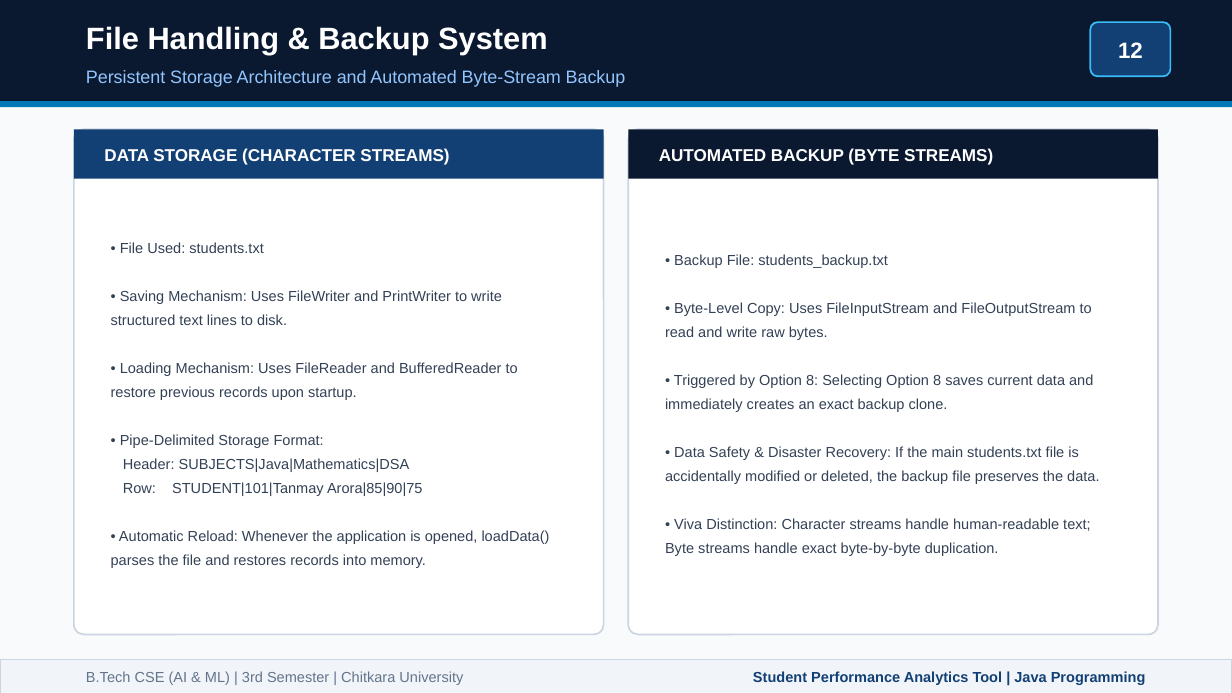
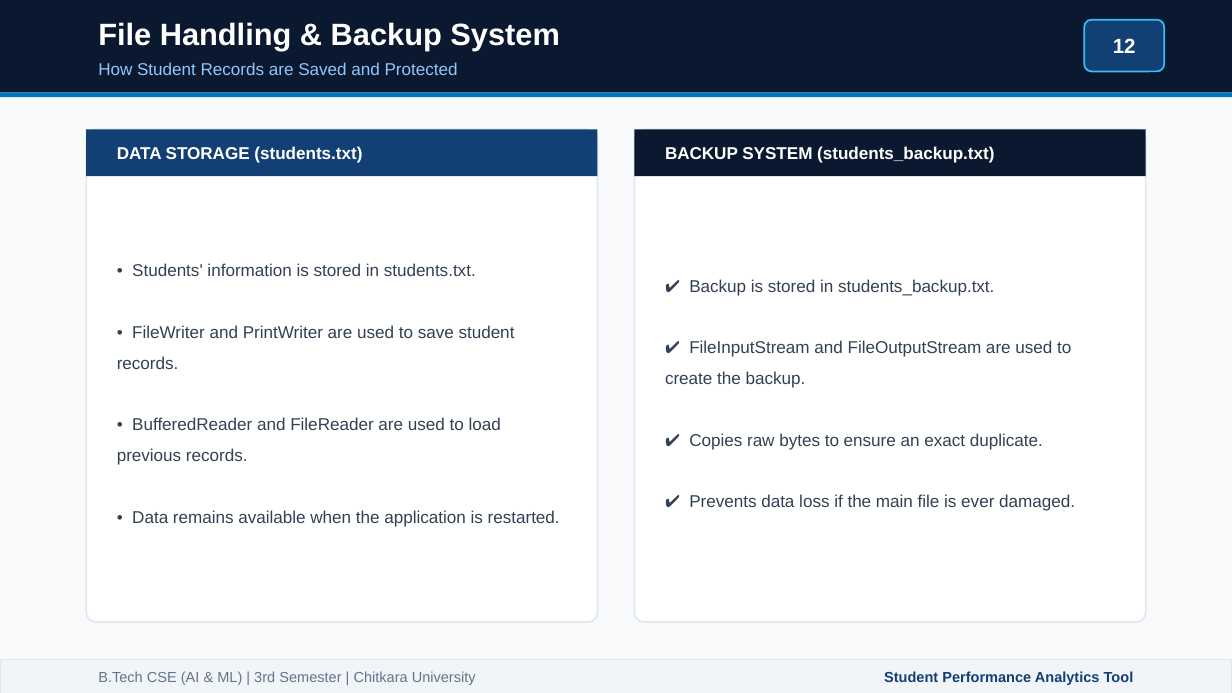
Before and after one commit to Tanmay-Arora19/java_project_sem3, a slide deck: slide 12 of Student_Performance_Analytics_Presentation.pptx. Drawn at 1232x693 pixels with LibreOffice and Linux fonts; fonts in the diff are those of the drawing. Boxes give left, top, right and bottom in pixels: in the first picture for what was removed or moved away, otherwise in the second. Text is boxed around its words. In the diff, an @@ line names an element or a change of style, - is before the commit and + after.

Commit message:
Update presentation with minimal layout and add Faculty Guide Rohit Sharma

```diff
--- a/Student_Performance_Analytics_Presentation.pptx
+++ b/Student_Performance_Analytics_Presentation.pptx
@@ rectangle resized from (x1=0, y1=0, x2=1232, y2=101) to (x1=0, y1=0, x2=1232, y2=92) @@
@@ text "File Handling & Backup System" moved from (x1=86, y1=26, x2=548, y2=54) to (x1=98, y1=22, x2=560, y2=51) @@
@@ text "12" at (x1=1113, y1=38, x2=1136, y2=53): size 13 to 12 pt @@
@@ rounded rectangle moved from (x1=1090, y1=22, x2=1170, y2=76) to (x1=1084, y1=20, x2=1164, y2=71) @@
@@ rounded rectangle at (x1=1084, y1=20, x2=1164, y2=71): proportions changed @@
@@ text at (x1=98, y1=62, x2=458, y2=75): text changed; size 10.5 to 10 pt @@
-Persistent Storage Architecture and Automated Byte-Stream Backup
+How Student Records are Saved and Protected
@@ rectangle moved from (x1=0, y1=101, x2=1232, y2=107) to (x1=0, y1=92, x2=1232, y2=97) @@
@@ rectangle resized from (x1=74, y1=129, x2=604, y2=179) to (x1=86, y1=129, x2=598, y2=176) @@
@@ rounded rectangle at (x1=86, y1=129, x2=598, y2=622): outline #CBD5E1 1 pt to #E2E8F0 1 pt @@
@@ rounded rectangle resized from (x1=74, y1=129, x2=604, y2=634) to (x1=86, y1=129, x2=598, y2=622) @@
@@ text at (x1=117, y1=146, x2=362, y2=163): text changed @@
-DATA STORAGE (CHARACTER STREAMS)
+DATA STORAGE (students.txt)
@@ rectangle resized from (x1=628, y1=129, x2=1158, y2=179) to (x1=634, y1=129, x2=1146, y2=176) @@
@@ rounded rectangle resized from (x1=628, y1=129, x2=1158, y2=634) to (x1=634, y1=129, x2=1146, y2=622) @@
@@ rounded rectangle at (x1=634, y1=129, x2=1146, y2=622): outline #CBD5E1 1 pt to #E2E8F0 1 pt @@
@@ text at (x1=665, y1=146, x2=994, y2=163): text changed @@
-AUTOMATED BACKUP (BYTE STREAMS)
+BACKUP SYSTEM (students_backup.txt)
@@ text at (x1=117, y1=263, x2=560, y2=527): text changed; size 8.5 to 10 pt @@
-• File Used: students.txt
-• Saving Mechanism: Uses FileWriter and PrintWriter to write structured text lines to disk.
-• Loading Mechanism: Uses FileReader and BufferedReader to restore previous records upon startup.
-• Pipe-Delimited Storage Format:
-Header: SUBJECTS|Java|Mathematics|DSA
-Row: STUDENT|101|Tanmay Arora|85|90|75
-• Automatic Reload: Whenever the application is opened, loadData() parses the file and restores records into memory.
+• Students' information is stored in students.txt.
+• FileWriter and PrintWriter are used to save student records.
+• BufferedReader and FileReader are used to load previous records.
+• Data remains available when the application is restarted.
@@ text at (x1=665, y1=279, x2=1075, y2=511): text changed; size 8.5 to 10 pt @@
-• Backup File: students_backup.txt
-• Byte-Level Copy: Uses FileInputStream and FileOutputStream to read and write raw bytes.
-• Triggered by Option 8: Selecting Option 8 saves current data and immediately creates an exact backup clone.
-• Data Safety & Disaster Recovery: If the main students.txt file is accidentally modified or deleted, the backup file preserves the data.
-• Viva Distinction: Character streams handle human-readable text; Byte streams handle exact byte-by-byte duplication.
+✔ Backup is stored in students_backup.txt.
+✔ FileInputStream and FileOutputStream are used to create the backup.
+✔ Copies raw bytes to ensure an exact duplicate.
+✔ Prevents data loss if the main file is ever damaged.
@@ rectangle at (x1=0, y1=659, x2=1232, y2=693): outline #CBD5E1 0.5 pt to #E2E8F0 0.5 pt @@
@@ text "B.Tech CSE (AI & ML) ..." moved from (x1=86, y1=671, x2=463, y2=685) to (x1=98, y1=671, x2=476, y2=685) @@
@@ text at (x1=884, y1=671, x2=1134, y2=685): text changed @@
-Student Performance Analytics Tool | Java Programming
+Student Performance Analytics Tool
```
Also in this commit, not shown: 13 other slides changed, 1 slide added, 1 slide removed, 3 other files.
